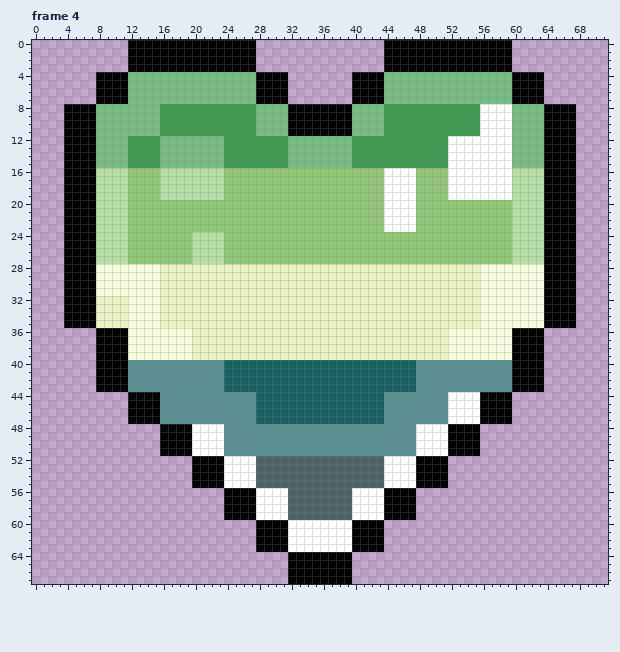
Two versions of one animated GIF sprite, Queer Hearts/A-spec/Aromantic Spectrum/Aro-spec.gif. Above, as it was before the edit.
The file is 72x68 pixels, 14 frames. Colours within 5 levels of each other are drawn and written as one. Shown: frame 4. The commit also changed other frames, which this record leaves out.
The same view after the edit:
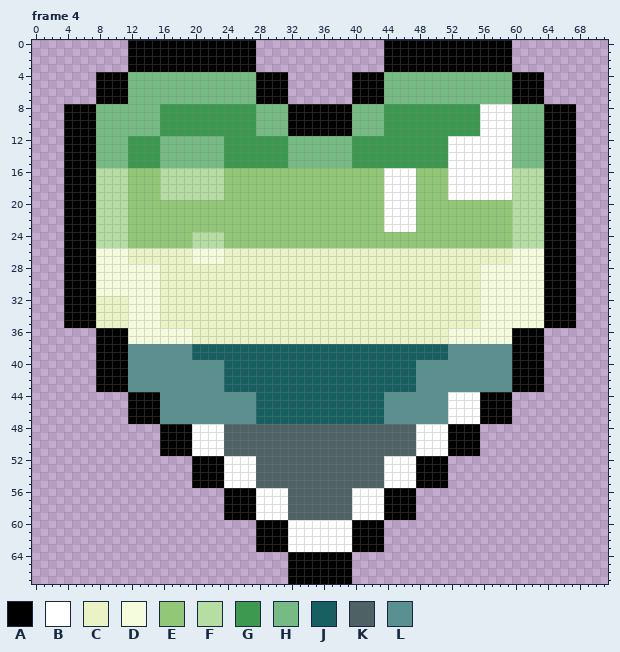
Palette (. is transparent): A #000000  B #ffffff  C #e9f3c6  D #f5fcdd  E #93c778  F #b6dda2  G #3d994f  H #76bb84  J #185f61  K #4e6266  L #5b9091
The commit says: Remastered Arospec
The exact change:
Frame 4:
y 26..27: x 8..63 FFFFEEEEEEEEFFFFEEEEEEEEEEEEEEEEEEEEEEEEEEEEEEEEEEEEFFFF -> DDDDCCCCCCCCDDDDCCCCCCCCCCCCCCCCCCCCCCCCCCCCCCCCCCCCDDDD
y 38..39: x 12..59 DDDDDDDDCCCCCCCCCCCCCCCCCCCCCCCCCCCCCCCCDDDDDDDD -> LLLLLLLLJJJJJJJJJJJJJJJJJJJJJJJJJJJJJJJJLLLLLLLL
y 48..51: x 24..47 LLLLLLLLLLLLLLLLLLLLLLLL -> KKKKKKKKKKKKKKKKKKKKKKKK
